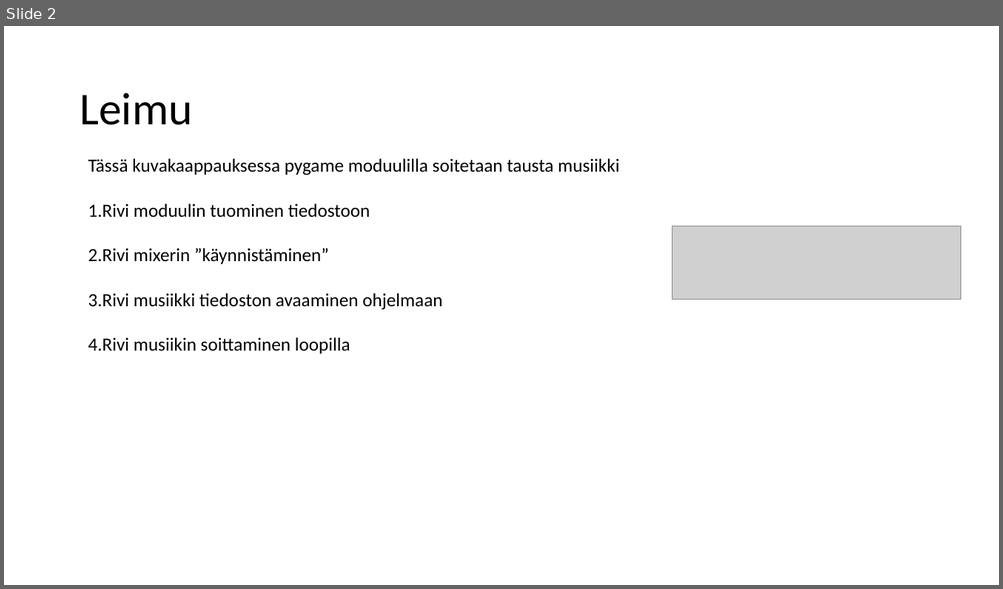
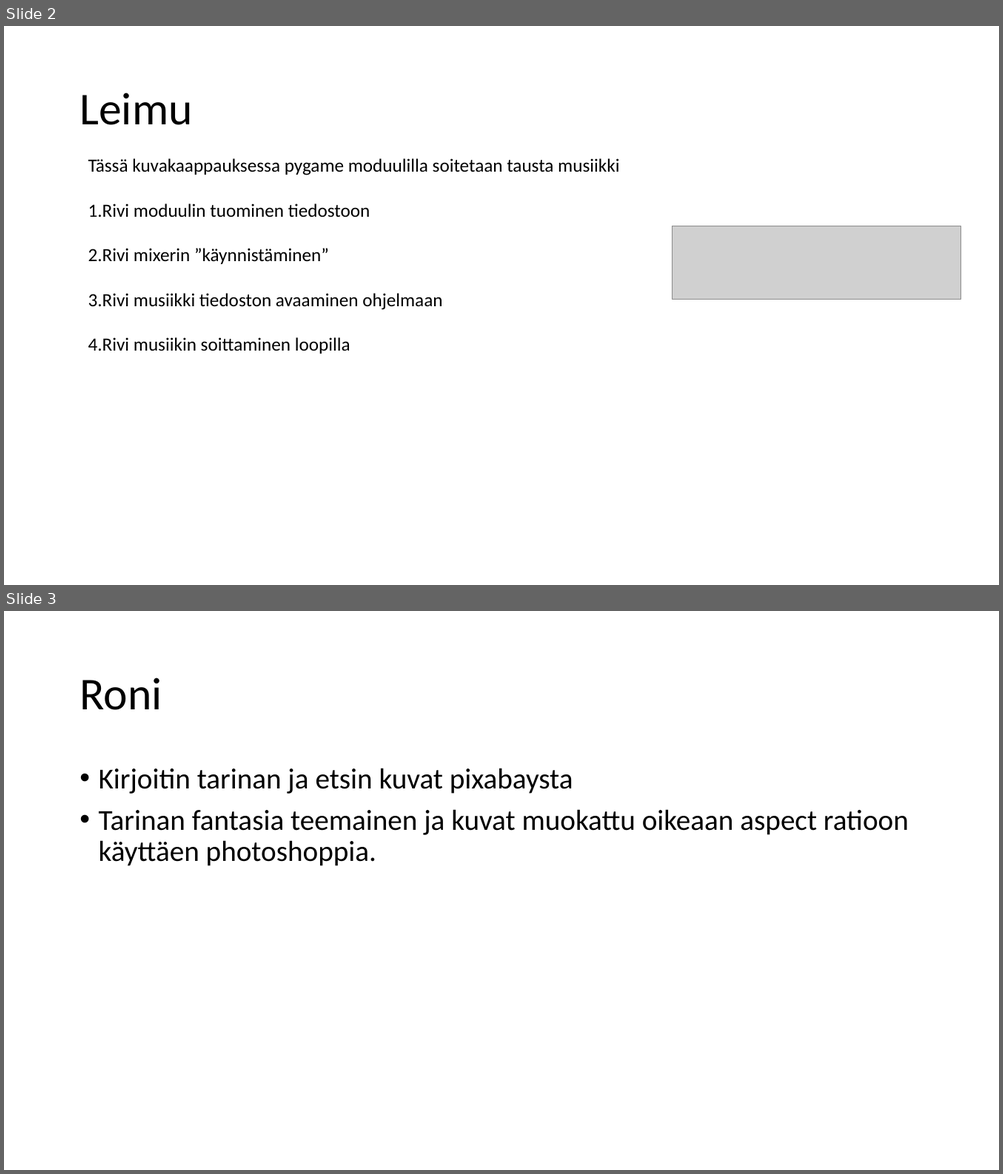
Before and after one commit to luimu64/PROJEKTITYO, a slide deck: Seikkailupeli.pptx. Shown one above the other, each under a label of ours: slide 2 before the commit, slides 2 and 3 after it. The pictures are 1003x589 and 1003x1174 pixels, drawn with LibreOffice and Linux fonts; fonts in the diff are those of the drawing; grey boxes stand for pictures. Boxes give left, top, right and bottom in pixels: in the first picture for what was removed or moved away, otherwise in the second. Text is boxed around its words. In the diff, an @@ line names an element or a change of style, - is before the commit and + after.

```diff
--- a/Seikkailupeli.pptx
+++ b/Seikkailupeli.pptx
@@ slide 3 added at [4, 611, 999, 1170], background #FFFFFF @@
@@ title added at [79, 678, 162, 710], 44 pt, text #000000 @@
+Roni
@@ text added at [99, 768, 908, 866], 28 pt, text #000000 @@
+• Kirjoitin tarinan ja etsin kuvat pixabaysta
+• Tarinan fantasia teemainen ja kuvat muokattu oikeaan aspect ratioon käyttäen photoshoppia.
```
Also in this commit, not shown: 1 slide removed, 1 other file.
